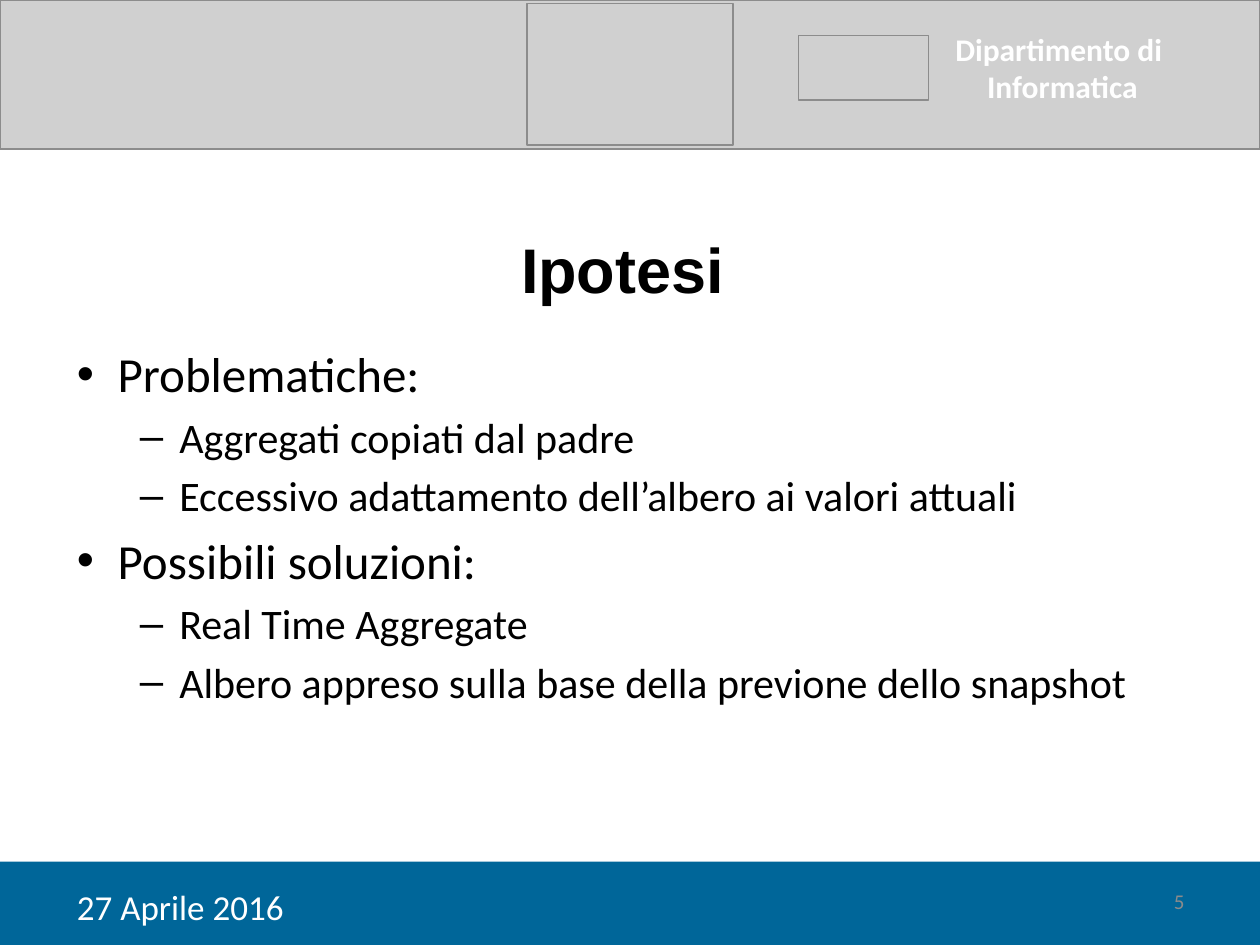
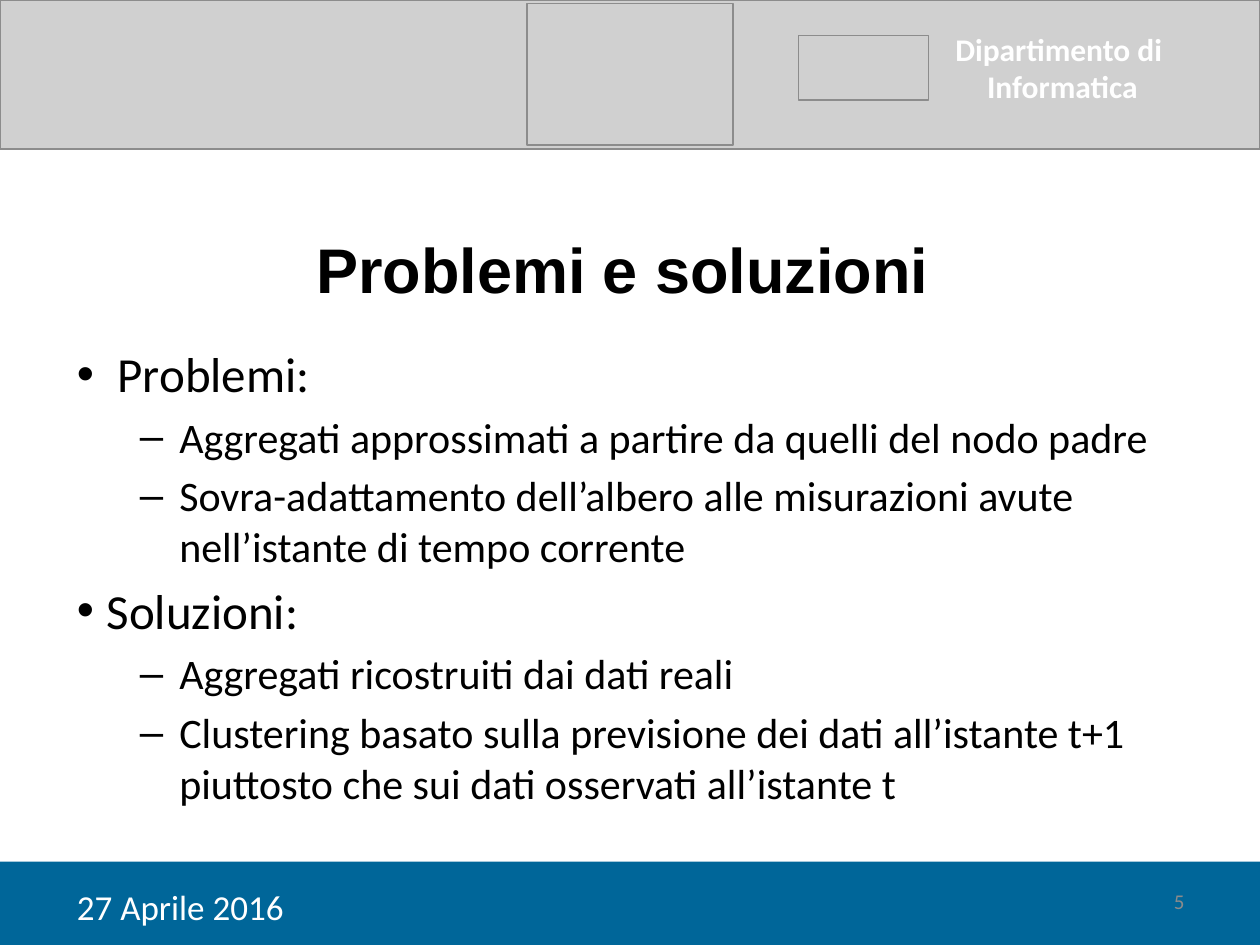
Before and after one commit to tps1516/Tesi, a slide deck: slide 5 of Tesi Corrado/Giancaspro_Corrado_Presentazione.pptx. Drawn at 1260x945 pixels with LibreOffice and Linux fonts; fonts in the diff are those of the drawing; grey boxes stand for pictures. Boxes give left, top, right and bottom in pixels: in the first picture for what was removed or moved away, otherwise in the second. Text is boxed around its words. In the diff, an @@ line names an element or a change of style, - is before the commit and + after.

```diff
--- a/Tesi Corrado/Giancaspro_Corrado_Presentazione.pptx
+++ b/Tesi Corrado/Giancaspro_Corrado_Presentazione.pptx
@@ text at bbox=[316, 247, 928, 294]: text changed @@
-Ipotesi
+Problemi e soluzioni
@@ text at bbox=[107, 358, 1147, 806]: text changed @@
-• Problematiche:
-  – Aggregati copiati dal padre
-  – Eccessivo adattamento dell’albero ai valori attuali
-• Possibili soluzioni:
-  – Real Time Aggregate
-  – Albero appreso sulla base della previone dello snapshot
+• Problemi:
+  – Aggregati approssimati a partire da quelli del nodo padre
+  – Sovra-adattamento dell’albero alle misurazioni avute nell’istante di tempo corrente
+• Soluzioni:
+  – Aggregati ricostruiti dai dati reali
+  – Clustering basato sulla previsione dei dati all’istante t+1 piuttosto che sui dati osservati all’istante t
```
Also in this commit, not shown: 7 other slides changed, 8 slides added, 1 slide removed, 1 other file.
